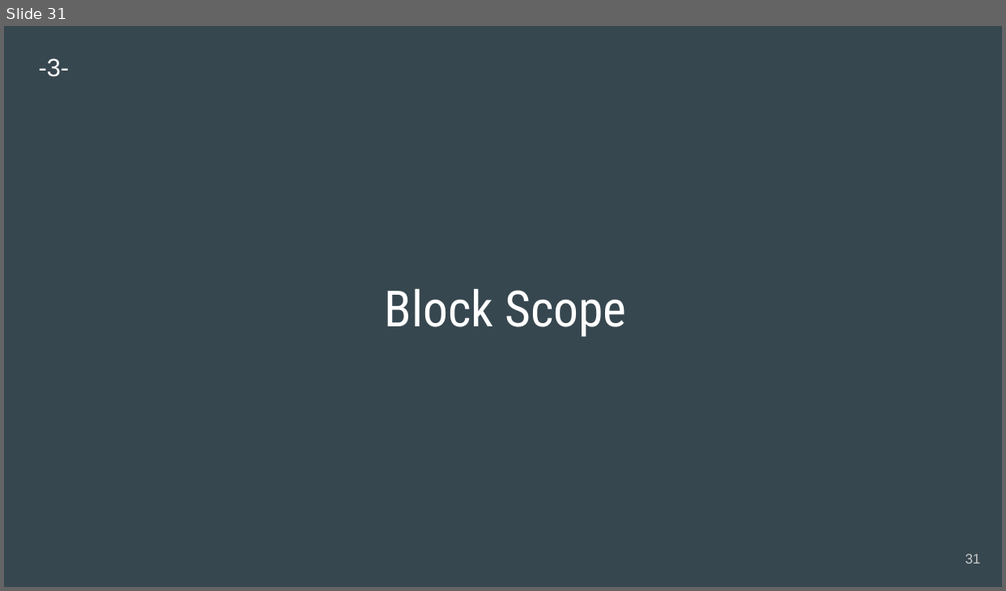
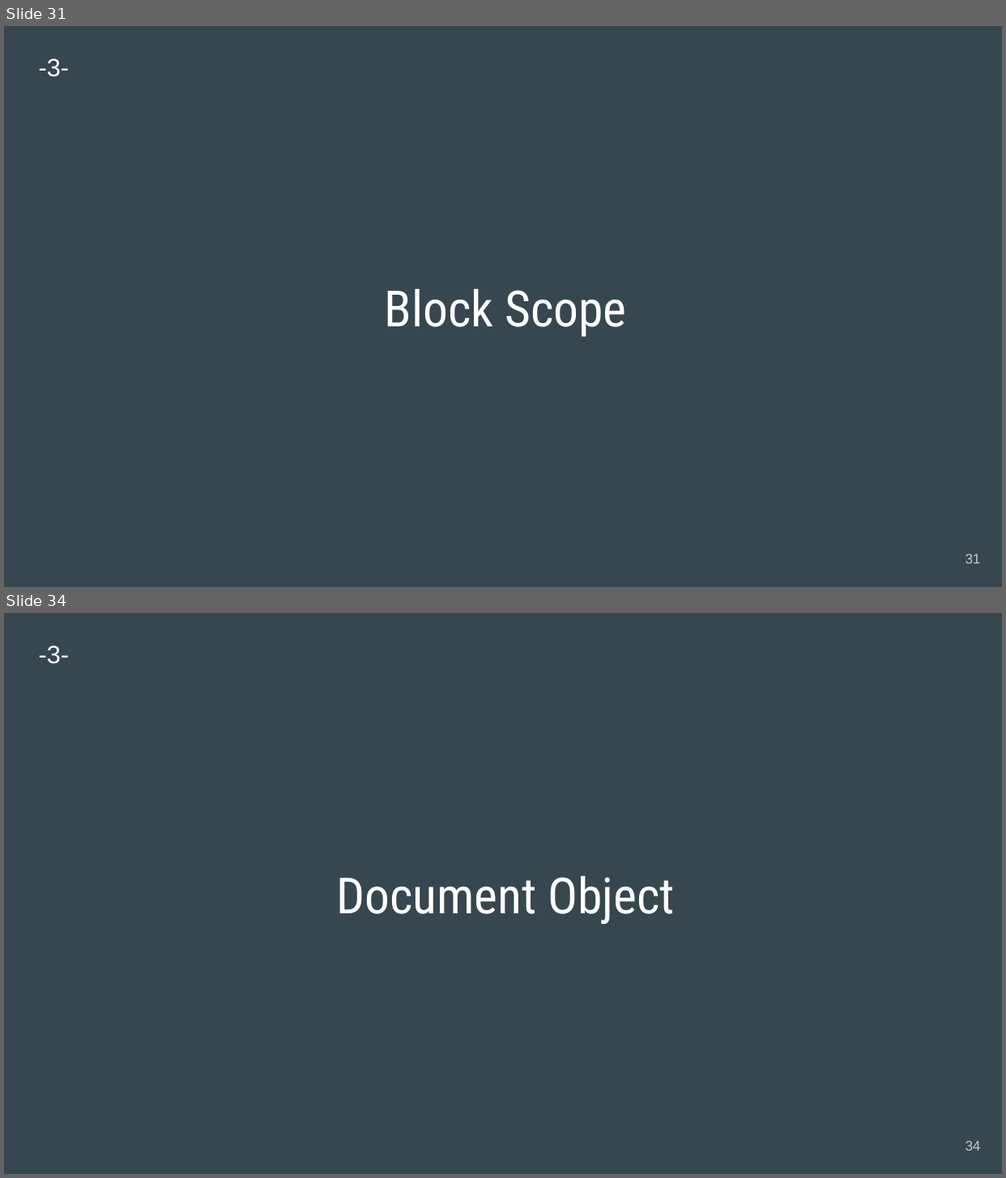
Before and after one commit to engwsalama/webdev_js, a slide deck: 2020-WebDev_js.pptx. Shown one above the other, each under a label of ours: slide 31 before the commit, slides 31 and 34 after it; the slides between them are not shown. The pictures are 1006x591 and 1006x1178 pixels, drawn with LibreOffice and Linux fonts; fonts in the diff are those of the drawing. Boxes give left, top, right and bottom in pixels: in the first picture for what was removed or moved away, otherwise in the second. Text is boxed around its words. In the diff, an @@ line names an element or a change of style, - is before the commit and + after.

```diff
--- a/2020-WebDev_js.pptx
+++ b/2020-WebDev_js.pptx
@@ slide 34 added at [4, 613, 1002, 1174], background #37474F @@
@@ text added at [39, 645, 70, 664], 18 pt, text #FFFFFF @@
+-3-
@@ title added at [336, 876, 675, 924], 36 pt, text #FFFFFF @@
+Document Object
@@ page number added at [965, 1141, 981, 1151], 10 pt, text #CACACA @@
+34
```
Also in this commit, not shown: 11 other slides added.
